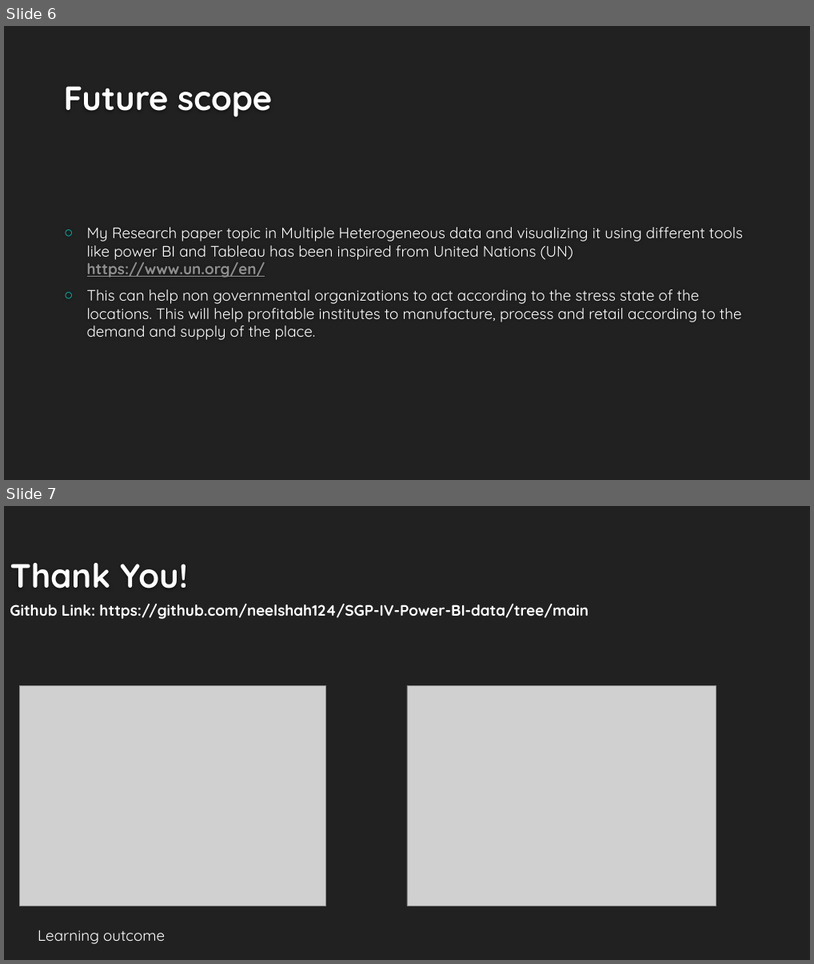
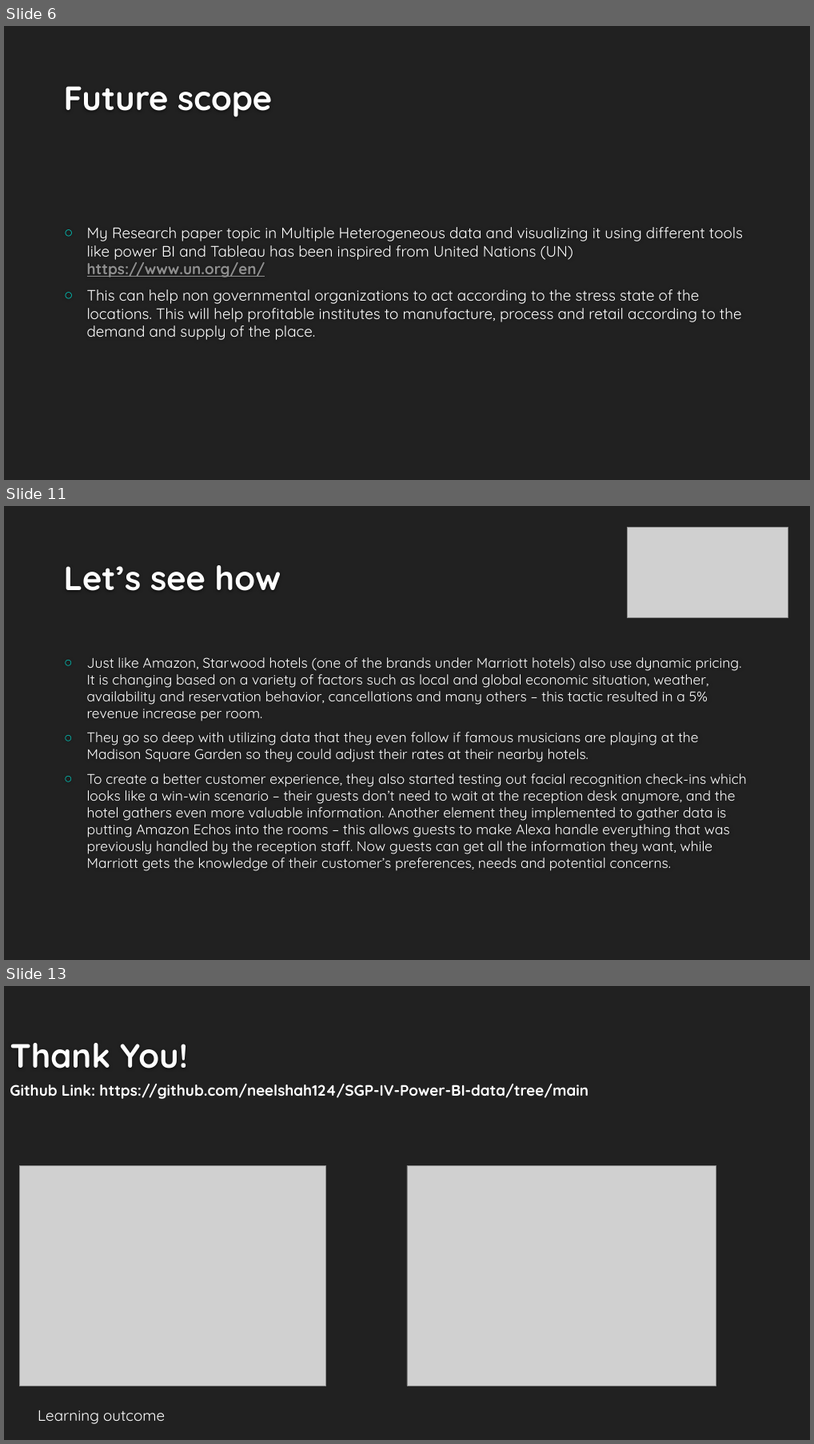
Before and after one commit to neelshah124/SGP-IV-Power-BI-data, a slide deck: Software group Project –IV.pptx. Shown one above the other, each under a label of ours: slides 6 and 7 before the commit, slides 6, 11 and 13 after it; the slides between them are not shown. The pictures are 814x964 and 814x1444 pixels, drawn with LibreOffice and Linux fonts; fonts in the diff are those of the drawing; grey boxes stand for pictures; background and template pictures are left out. Boxes give left, top, right and bottom in pixels: in the first picture for what was removed or moved away, otherwise in the second. Text is boxed around its words. In the diff, an @@ line names an element or a change of style, - is before the commit and + after.

```diff
--- a/Software group Project –IV.pptx
+++ b/Software group Project –IV.pptx
@@ slide 11 added at (4, 506, 810, 960), background #212121 @@
@@ picture added at (628, 527, 788, 617) @@
@@ title added at (64, 565, 282, 591), 40 pt, text #FEFEFE, bold @@
+Let’s see how
@@ text added at (87, 657, 747, 871), 16.6 pt, text #FFFFFF @@
+○ Just like Amazon, Starwood hotels (one of the brands under Marriott hotels) also use dynamic pricing. It is changing based on a variety of factors such as local and global economic situation, weather, availability and reservation behavior, cancellations and many others – this tactic resulted in a 5% revenue increase per room.
+○ They go so deep with utilizing data that they even follow if famous musicians are playing at the Madison Square Garden so they could adjust their rates at their nearby hotels.
+○ To create a better customer experience, they also started testing out facial recognition check-ins which looks like a win-win scenario – their guests don’t need to wait at the reception desk anymore, and the hotel gathers even more valuable information. Another element they implemented to gather data is putting Amazon Echos into the rooms – this allows guests to make Alexa handle everything that was previously handled by the reception staff. Now guests can get all the information they want, while Marriott gets the knowledge of their customer’s preferences, needs and potential concerns.
@@ what was slide 7 is now slide 13 @@
```
Also in this commit, not shown: 1 slide changed, 5 other slides added.
